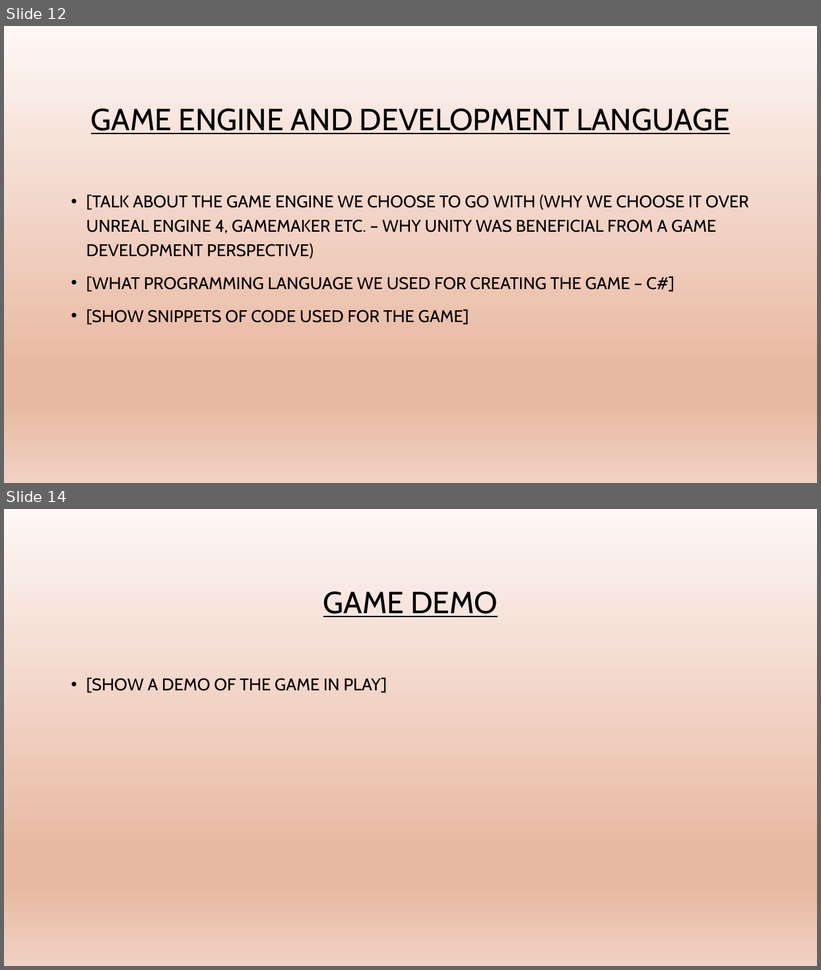
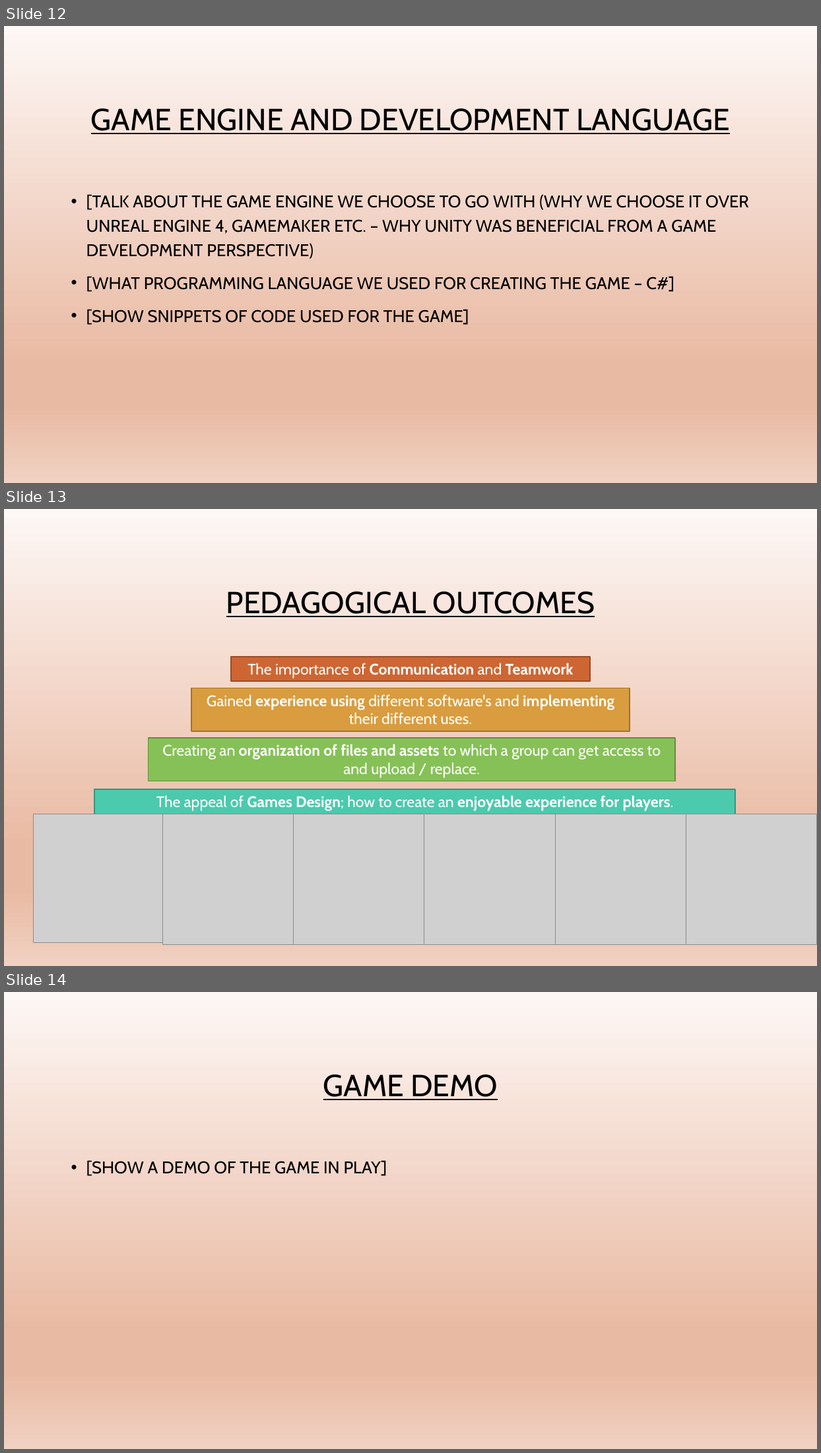
Before and after one commit to chesney85/Year2GameDev, a slide deck: TeamDocs/WordDocs/Presentation/JelBlob_Presentation_AW.pptx. Shown one above the other, each under a label of ours: slides 12 and 14 before the commit, slides 12, 13 and 14 after it; the slides between them are not shown. The pictures are 821x970 and 821x1453 pixels, drawn with LibreOffice and Linux fonts; fonts in the diff are those of the drawing; grey boxes stand for pictures; background and template pictures are left out. Boxes give left, top, right and bottom in pixels: in the first picture for what was removed or moved away, otherwise in the second. Text is boxed around its words. In the diff, an @@ line names an element or a change of style, - is before the commit and + after.

Commit message:
Updated Presentation - Section Pedaogical Outcomes (plus added images to Introduction section)

```diff
--- a/TeamDocs/WordDocs/Presentation/JelBlob_Presentation_AW.pptx
+++ b/TeamDocs/WordDocs/Presentation/JelBlob_Presentation_AW.pptx
@@ slide 13 added at bbox=[4, 509, 817, 966], background picture (left out) @@
@@ title added at bbox=[226, 591, 595, 617], 36 pt, text #000000, underline @@
+PEDAGOGICAL OUTCOMES
@@ rectangle added at bbox=[231, 657, 590, 681], fill #CE6633, outline #984B26 1.25 pt, 18 pt, text #FFFFFF, bold @@
+The importance of Communication and Teamwork
@@ rectangle added at bbox=[191, 689, 630, 731], fill #D99C3F, outline #A1732F 1.25 pt, 18 pt, text #FFFFFF @@
+Gained experience using different software's and implementing their different uses.
@@ rectangle added at bbox=[148, 739, 675, 782], fill #86C157, outline #638F40 1.25 pt, 18 pt, text #FFFFFF @@
+Creating an organization of files and assets to which a group can get access to and upload / replace.
@@ rectangle added at bbox=[94, 789, 735, 814], fill #4BCAAD, outline #379580 1.25 pt, 18 pt, text #FFFFFF, bold @@
+The appeal of Games Design; how to create an enjoyable experience for players.
@@ picture added at bbox=[34, 815, 162, 943] @@
@@ picture added at bbox=[162, 815, 294, 946] @@
@@ picture added at bbox=[294, 815, 425, 946] @@
@@ picture added at bbox=[424, 815, 556, 946] @@
@@ picture added at bbox=[556, 815, 686, 946] @@
@@ picture added at bbox=[686, 815, 817, 946] @@
```
Also in this commit, not shown: 1 slide changed, 1 slide removed.
